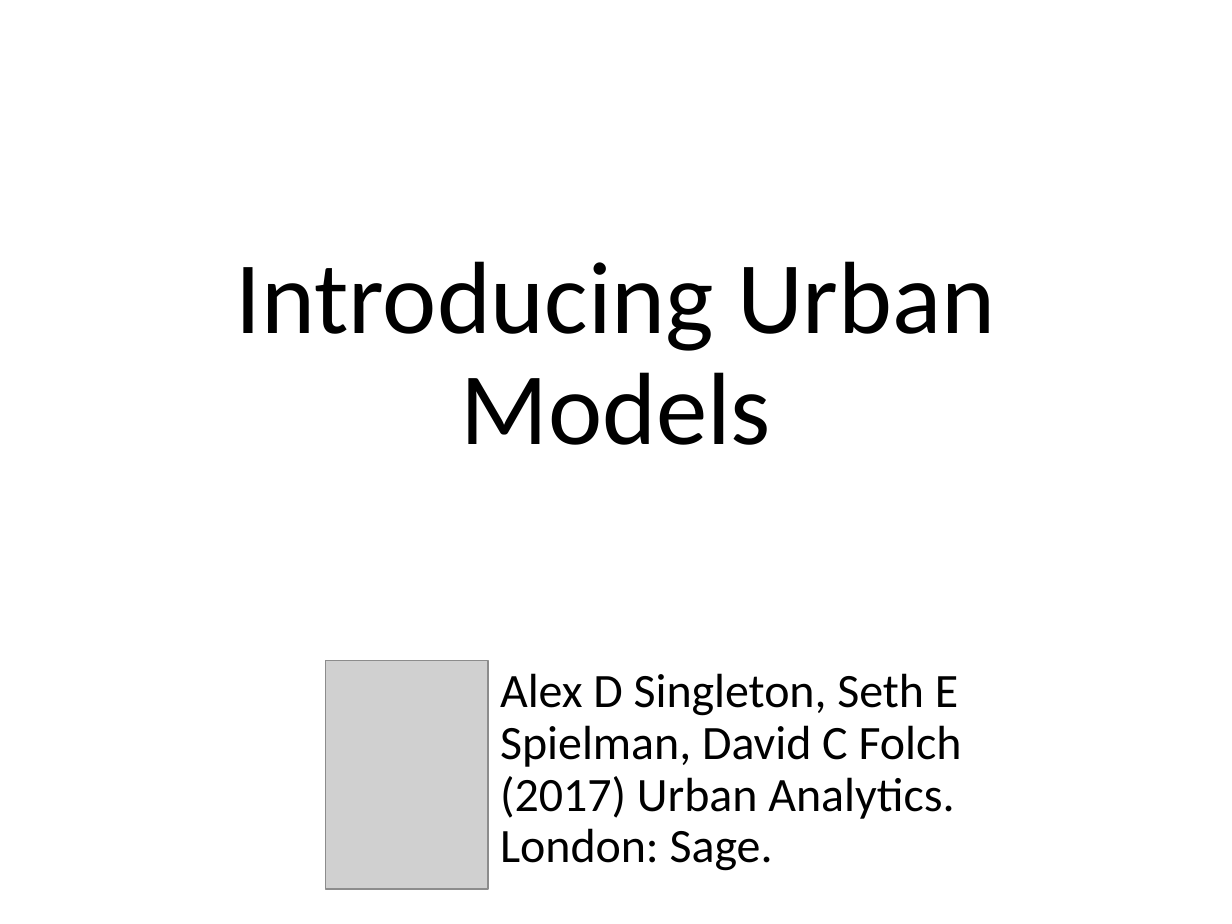
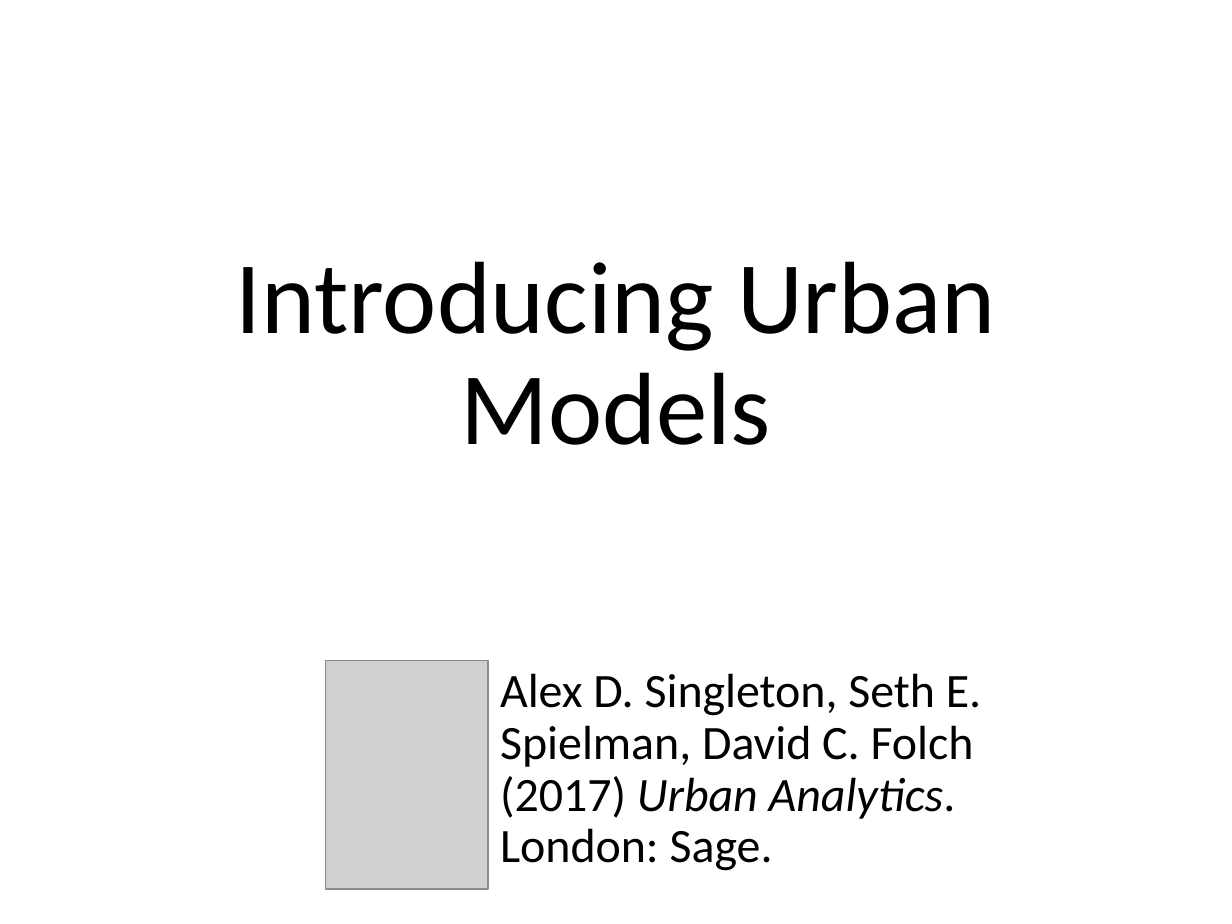
Before and after one commit to alexsingleton/urban_analytics, a slide deck: slide 1 of Slides/11_Lecture.pptx. Drawn at 1232x924 pixels with LibreOffice and Linux fonts; fonts in the diff are those of the drawing; grey boxes stand for pictures. Boxes give left, top, right and bottom in pixels: in the first picture for what was removed or moved away, otherwise in the second. Text is boxed around its words. In the diff, an @@ line names an element or a change of style, - is before the commit and + after.

Commit message:
Slide updates post Sage review

```diff
--- a/Slides/11_Lecture.pptx
+++ b/Slides/11_Lecture.pptx
@@ text at [500,673,981,871]: text changed @@
-Alex D Singleton, Seth E Spielman, David C Folch (2017) Urban Analytics. London: Sage.
+Alex D. Singleton, Seth E. Spielman, David C. Folch (2017) Urban Analytics. London: Sage.
```
Also in this commit, not shown: 9 other slides changed, 1 slide removed, 8 other files.
